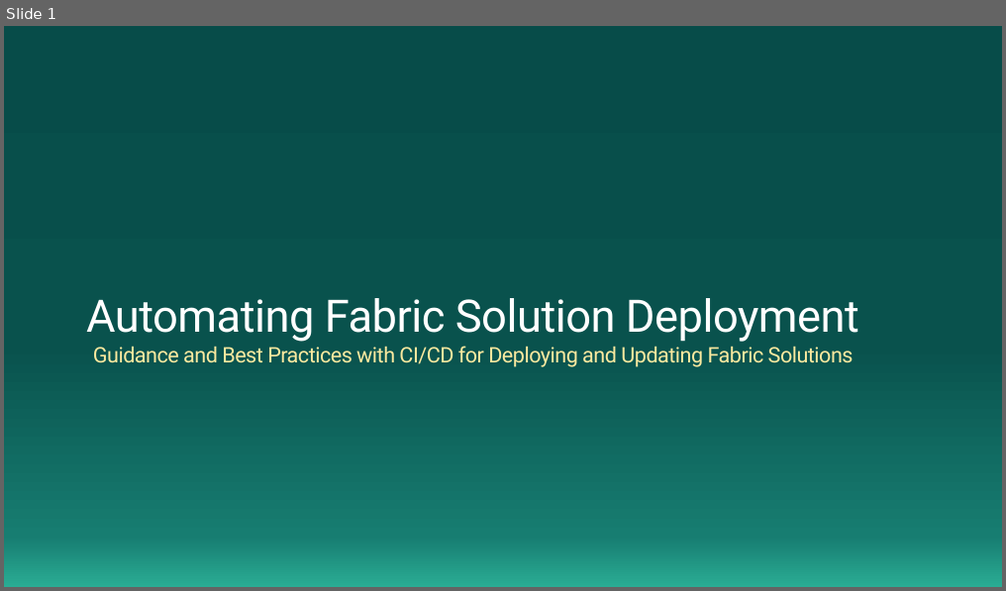
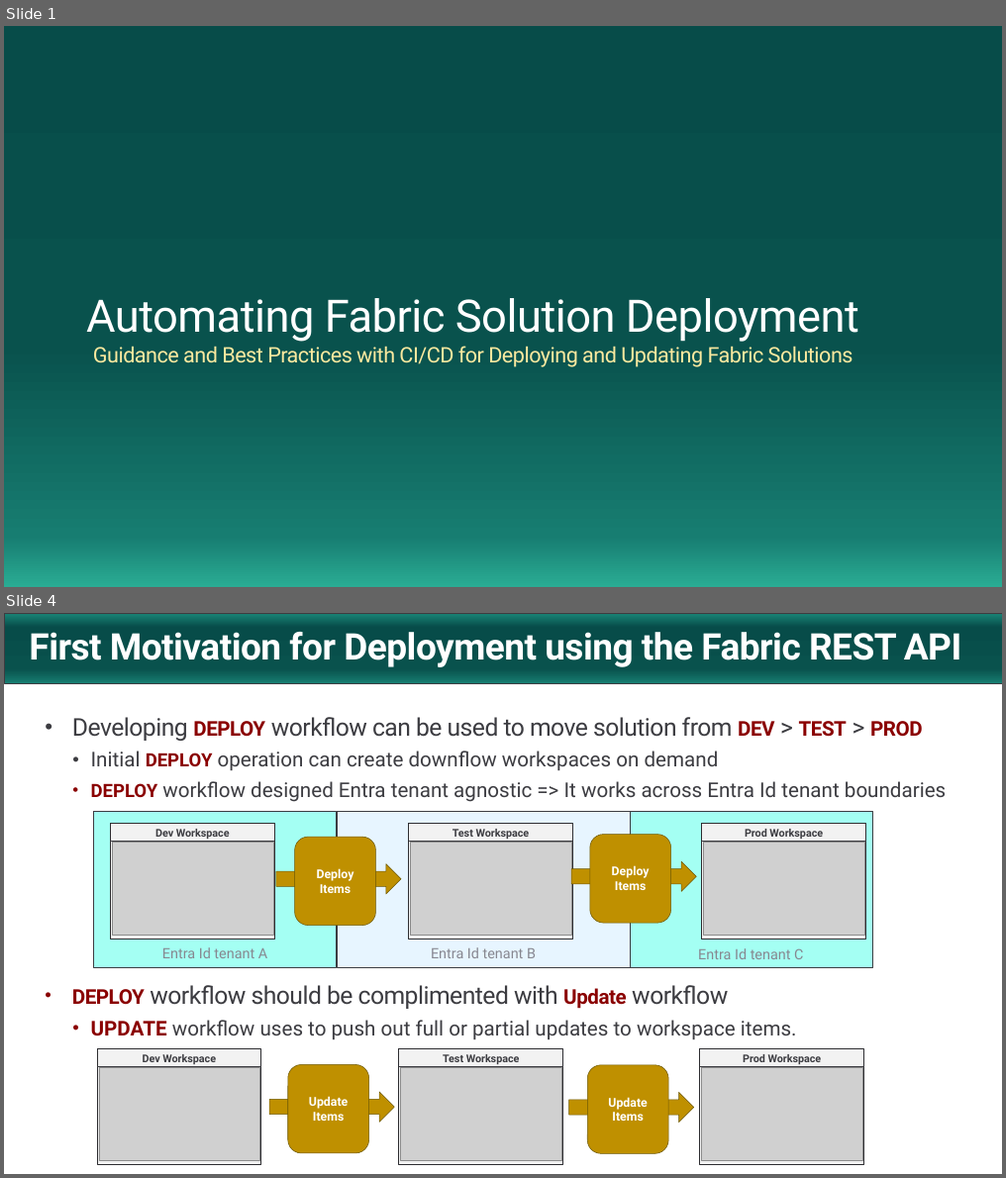
Before and after one commit to FabricDevCamp/FabricSolutionDeployment, a slide deck: docs/Automating Fabric Solution Deployment.pptx. Shown one above the other, each under a label of ours: slide 1 before the commit, slides 1 and 4 after it; the slides between them are not shown. The pictures are 1006x591 and 1006x1178 pixels, drawn with LibreOffice and Linux fonts; fonts in the diff are those of the drawing; grey boxes stand for pictures; background and template pictures are left out. Boxes give left, top, right and bottom in pixels: in the first picture for what was removed or moved away, otherwise in the second. Text is boxed around its words. In the diff, an @@ line names an element or a change of style, - is before the commit and + after.

```diff
--- a/docs/Automating Fabric Solution Deployment.pptx
+++ b/docs/Automating Fabric Solution Deployment.pptx
@@ slide 4 added at <box>4,613,1002,1174</box>, background #FFFFFF @@
@@ rectangle added at <box>4,613,1002,683</box>, fill gradient #198375 to #074C49 to #09524D to #177D71, outline #3C3C41 0.5 pt @@
@@ title added at <box>29,632,962,667</box>, 36 pt, text #FFFFFF, bold @@
+First Motivation for Deployment using the Fabric REST API
@@ text added at <box>72,717,945,1040</box>, 20 pt, text #3C3C41 @@
+• Developing DEPLOY workflow can be used to move solution from DEV > TEST > PROD
+  • Initial DEPLOY operation can create downflow workspaces on demand
+  • DEPLOY workflow designed Entra tenant agnostic => It works across Entra Id tenant boundaries
+• DEPLOY workflow should be complimented with Update workflow
+  • UPDATE workflow uses to push out full or partial updates to workspace items.
@@ rectangle added at <box>93,811,337,967</box>, fill #A4FFF3, outline #3C3C41 0.75 pt, 14 pt, text #878790 @@
+Entra Id tenant A
@@ rectangle added at <box>337,811,630,967</box>, fill #E7F5FF, outline #3C3C41 0.75 pt, 14 pt, text #878790 @@
+Entra Id tenant B
@@ rectangle added at <box>630,812,873,968</box>, fill #A4FFF3, outline #3C3C41 0.75 pt, 14 pt, text #878790 @@
+Entra Id tenant C
@@ rectangle added at <box>110,824,274,939</box>, fill #F2F2F2, outline #2D2D31 0.75 pt, 10.5 pt, text #3C3C41, bold @@
+Dev Workspace
@@ line added from (110, 841) to (274, 841), #3C3C41 0.75 pt @@
@@ picture added at <box>113,843,273,936</box> @@
@@ group added at <box>276,824,572,939</box>: 1 right arrow, 1 rounded rectangle, 1 rectangle, 1 line, 1 picture @@
+Deploy
+Items
+Test Workspace
@@ group added at <box>571,824,866,939</box>: 1 right arrow, 1 rounded rectangle, 1 rectangle, 1 line, 1 picture @@
+Deploy
+Items
+Prod Workspace
@@ rounded rectangle added at <box>288,1065,368,1154</box>, fill #BF9000, outline #6A5807 0.5 pt, 12 pt, text #FFFFFF, bold @@
+Update
+Items
@@ rounded rectangle added at <box>587,1065,668,1154</box>, fill #BF9000, outline #6A5807 0.5 pt, 12 pt, text #FFFFFF, bold @@
+Update
+Items
@@ group added at <box>97,1050,864,1164</box>: 3 rectangles, 3 lines, 3 pictures @@
+Dev Workspace
+Test Workspace
+Prod Workspace
@@ right arrow added at <box>269,1092,394,1122</box>, fill #BF9000, outline #6A5807 0.5 pt @@
@@ right arrow added at <box>569,1092,694,1122</box>, fill #BF9000, outline #6A5807 0.5 pt @@
```
Also in this commit, not shown: 10 slides changed, 22 other slides added, 13 slides removed.
